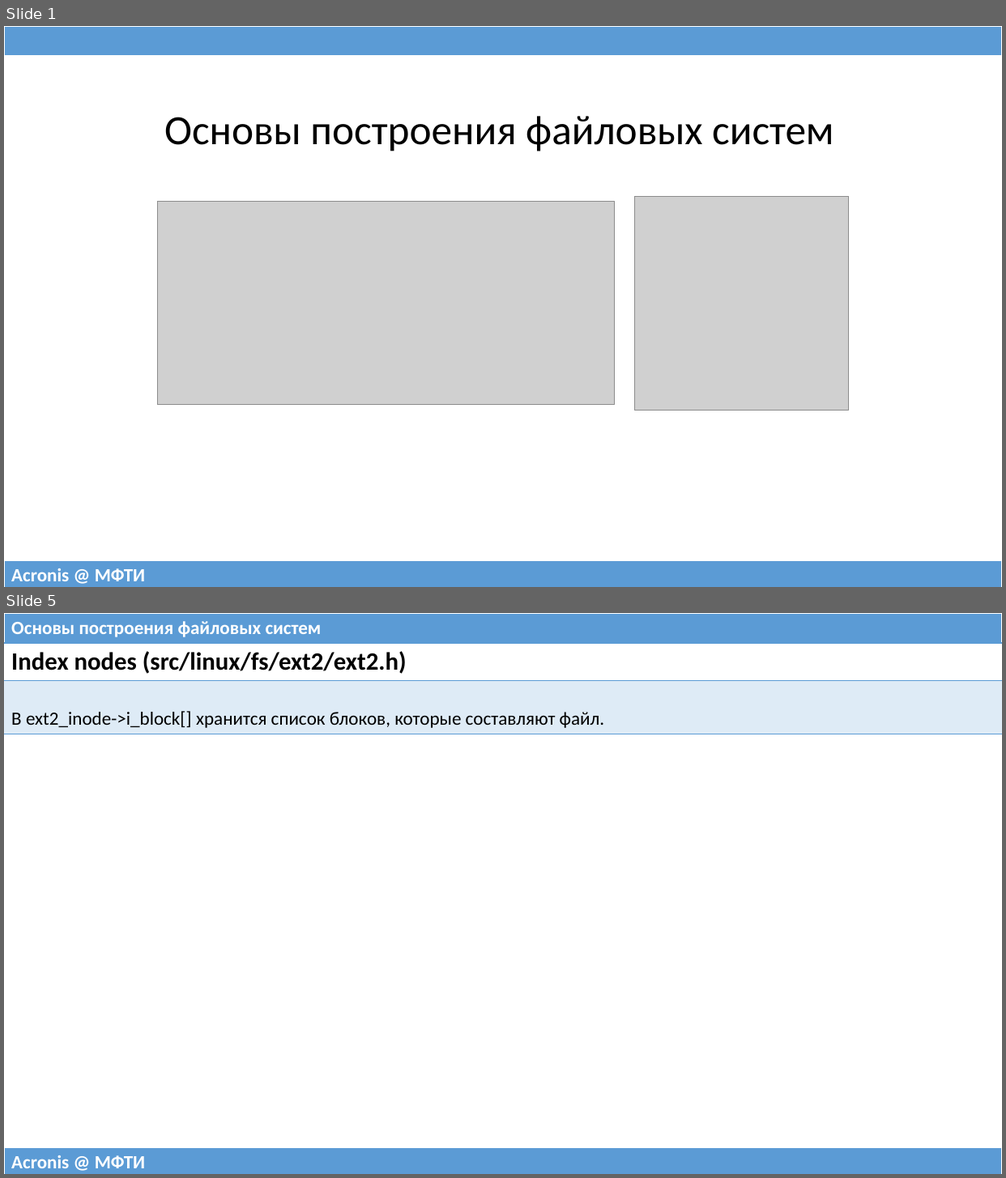
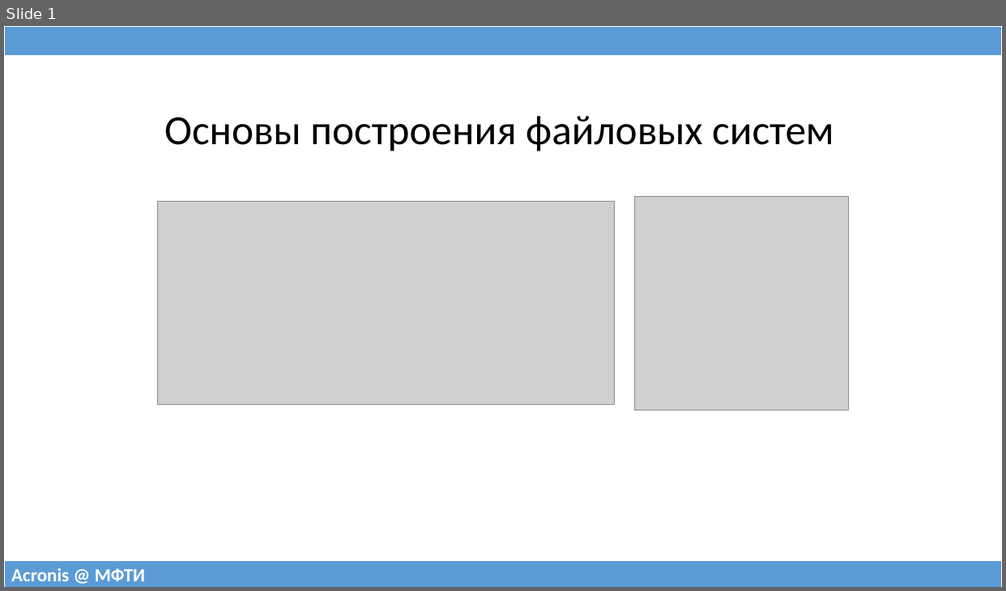
Before and after one commit to 75cc8545e7b021ed280ed0ef99fc7fc4/filesystems-101, a slide deck: talks/src/class04.pptx. Shown one above the other, each under a label of ours: slides 1 and 5 before the commit, slide 1 after it; the slides between them are not shown. The pictures are 1006x1178 and 1006x591 pixels, drawn with LibreOffice and Linux fonts; fonts in the diff are those of the drawing; grey boxes stand for pictures. Boxes give left, top, right and bottom in pixels: in the first picture for what was removed or moved away, otherwise in the second. Text is boxed around its words. In the diff, an @@ line names an element or a change of style, - is before the commit and + after.

```diff
--- a/talks/src/class04.pptx
+++ b/talks/src/class04.pptx
@@ slide 5 removed at (4, 613, 1002, 1174), background #FFFFFF @@
@@ table removed at (4, 613, 1002, 643), 1 rows, 1 columns @@
-Основы построения файловых систем
@@ table removed at (4, 643, 1002, 733), 2 rows, 1 columns @@
-Index nodes (src/linux/fs/ext2/ext2.h)
-В ext2_inode->i_block[] хранится список блоков, которые составляют файл.
@@ table removed at (4, 1148, 1002, 1174), 1 rows, 1 columns @@
-Acronis @ МФТИ
```
Also in this commit, not shown: 2 slides changed, 33 slides added, 26 other slides removed, 2 other files.
